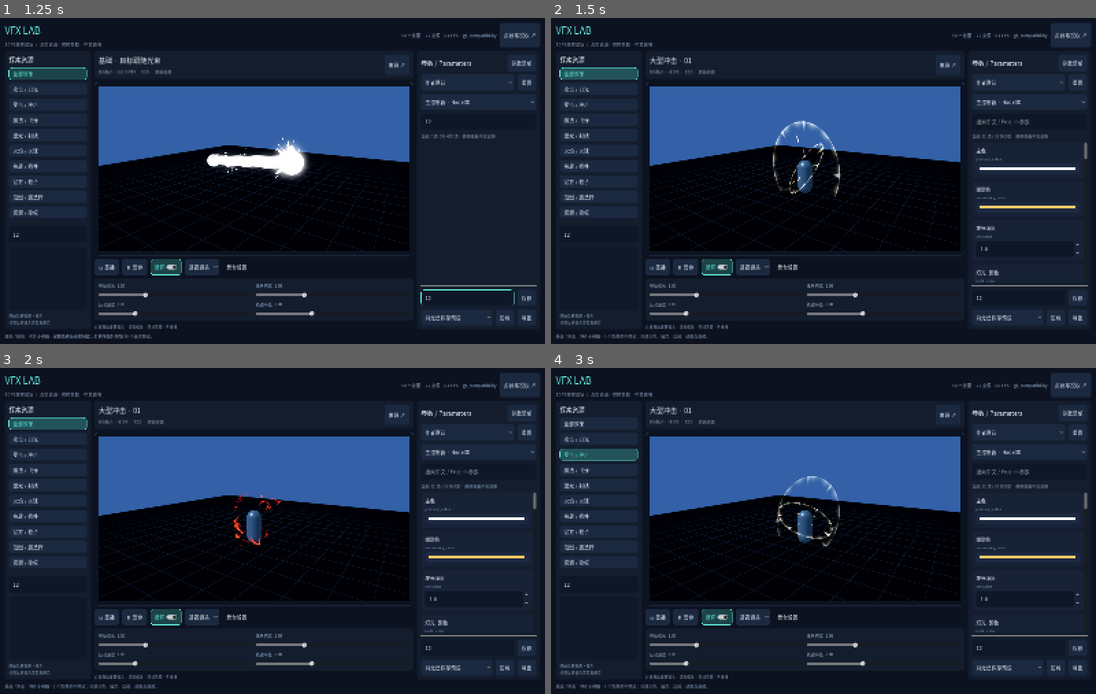
Above: before the commit, frames 1-4 (two rows, left to right).
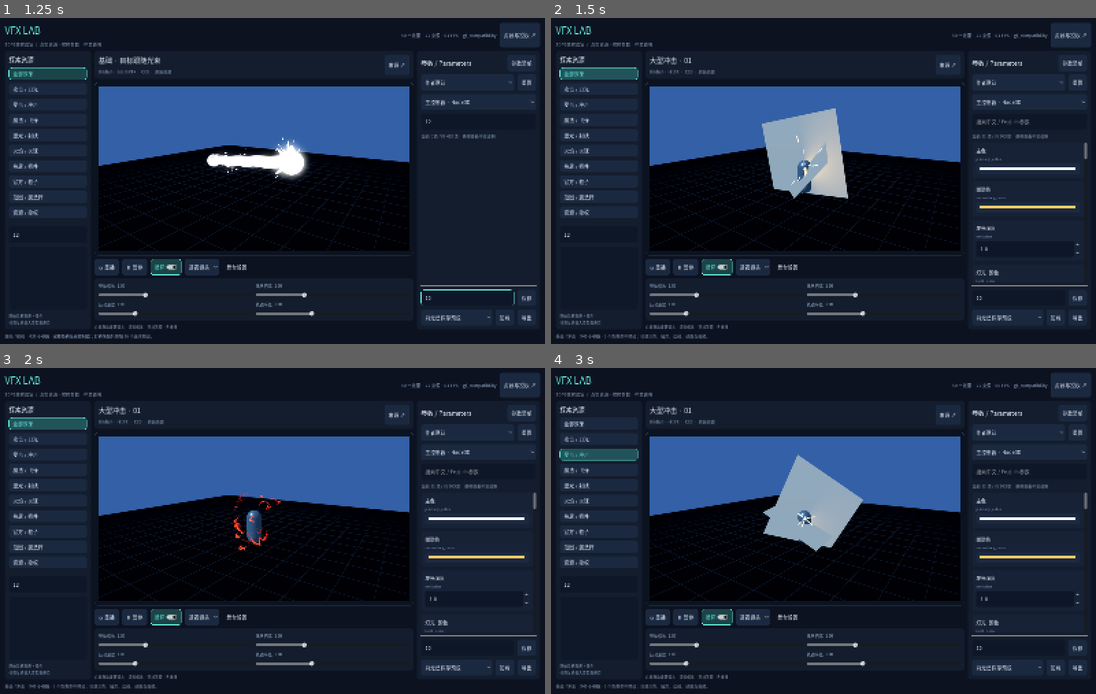
Above: after the commit, the same moments.

Repository: shanliangLS/godot_vfx_lab
Game: Godot game, scene res://scenes/main.tscn
The game is run twice, just before and just after one commit, with the same random seed, the same clock (stepped at 60 frames per second) and the same inputs.
Inputs (mouse positions are in pixels of both pictures, inside the frame that each line leads up to):
- Up to frame 1 (1.25 s): click (49, 233) at 0.52 s; type "12" at 0.6 s; click (479, 122) at 0.75 s; type "12" at 0.83 s; click (468, 298) at 0.98 s; type "12" at 1.07 s
- Up to frame 2 (1.5 s): click "全部效果" at 1.25 s
- Up to frame 3 (2 s): no input
- Up to frame 4 (3 s): click "攻击 / 刀光" at 2 s; click "受击 / 冲击" at 2.75 s

Frame 1 is identical in both runs. In frame 2, 3.2% of the frame differs, in the area x 5-84%, y 27-99%; in frame 3, less than 0.1%; in frame 4, 3.0%.

Commit message:
fix(preview): render hit effects over the target dummy

Diff:
--- a/scripts/preview_stage.gd
+++ b/scripts/preview_stage.gd
@@ -154,6 +154,8 @@
 		_set_trail_gradient(effect, LabTheme.ACCENT)
 	_setup_beam()
 	_frame_effect()
+	if descriptor.get("mode") == "hit":
+		_overlay_hit_materials()
 	replay()
 	effect_changed.emit(effect)
 
@@ -177,6 +179,28 @@
 		carrier.position = Vector3(-2.5, 1.2, 0)
 	if descriptor.get("mode") == "slash":
 		carrier.position = Vector3(0, 1.5, 0)
+
+func _overlay_hit_materials() -> void:
+	# Only adapt this preview instance. Priority alone cannot bypass the dummy's depth.
+	var shaders: Dictionary = {}
+	for node in _nodes(effect):
+		if not node is GeometryInstance3D:
+			continue
+		for material in _materials(node):
+			material.render_priority = 100
+			if material is BaseMaterial3D:
+				material.no_depth_test = true
+				material.proximity_fade_enabled = false
+			elif material is ShaderMaterial and material.shader:
+				var source: Shader = material.shader
+				if not shaders.has(source):
+					var overlay := Shader.new()
+					overlay.code = source.code.replace("shader_type spatial;", "shader_type spatial;\nrender_mode depth_test_disabled;")
+					shaders[source] = overlay
+				material.shader = shaders[source]
+				for uniform in material.shader.get_shader_uniform_list():
+					if uniform.name == "proximity_fade":
+						material.set_shader_parameter("proximity_fade", false if uniform.type == TYPE_BOOL else 0.0)
 
 func _setup_beam() -> void:
 	if descriptor.get("mode") != "beam" or not effect:
